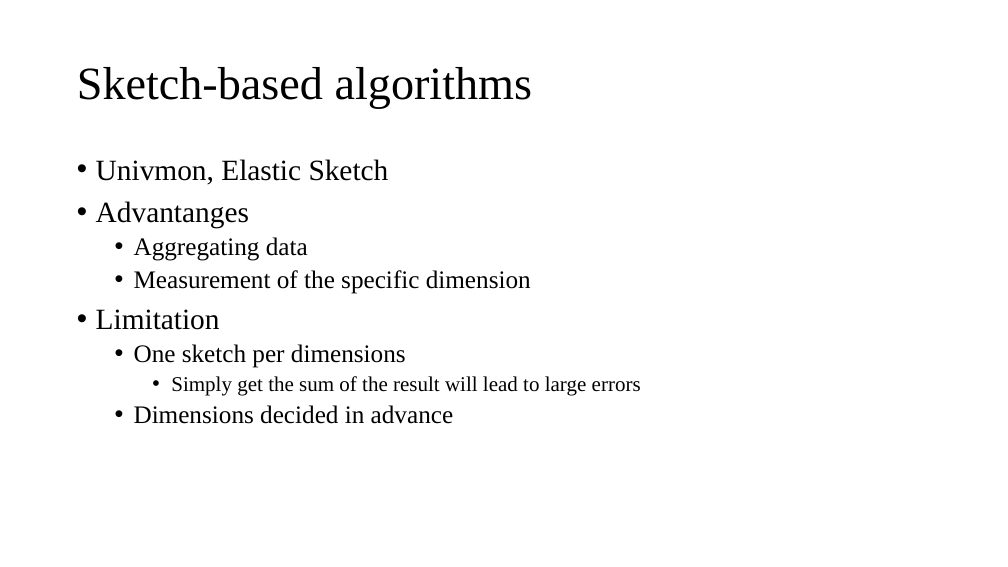
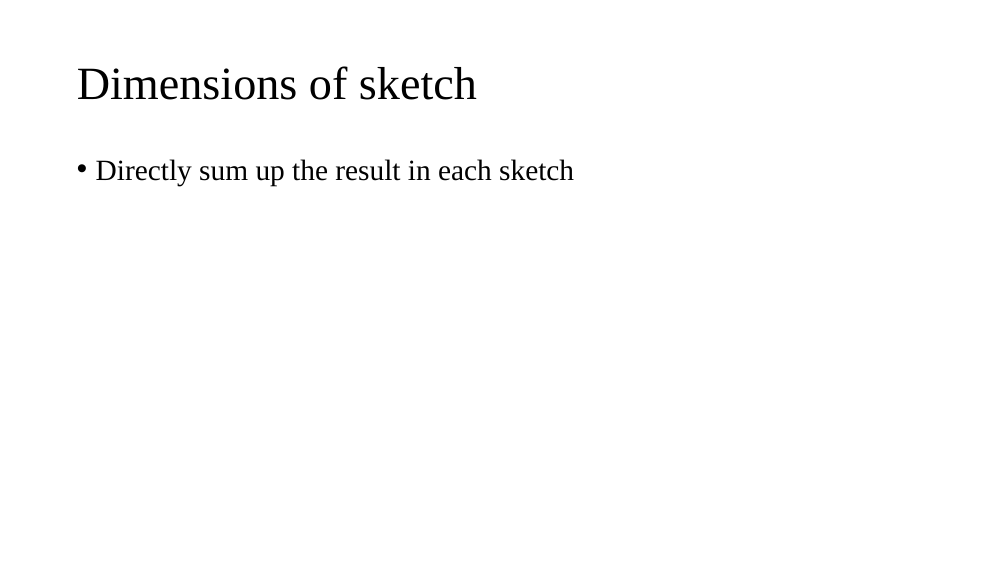
Before and after one commit to Lipox/Dimension, a slide deck: slide 8 of dimensions.pptx. Drawn at 1008x567 pixels with LibreOffice and Linux fonts; fonts in the diff are those of the drawing. Boxes give left, top, right and bottom in pixels: in the first picture for what was removed or moved away, otherwise in the second. Text is boxed around its words. In the diff, an @@ line names an element or a change of style, - is before the commit and + after.

```diff
--- a/dimensions.pptx
+++ b/dimensions.pptx
@@ title at [77, 66, 477, 100]: text changed @@
-Sketch-based algorithms
+Dimensions of sketch
@@ text at [96, 159, 574, 186]: text changed; size 24 to 28 pt @@
-• Univmon, Elastic Sketch
-• Advantanges
-  • Aggregating data
-  • Measurement of the specific dimension
-• Limitation
-  • One sketch per dimensions
-    • Simply get the sum of the result will lead to large errors
-  • Dimensions decided in advance
+• Directly sum up the result in each sketch
```
Also in this commit, not shown: 4 other slides changed, 15 slides added, 11 slides removed.
